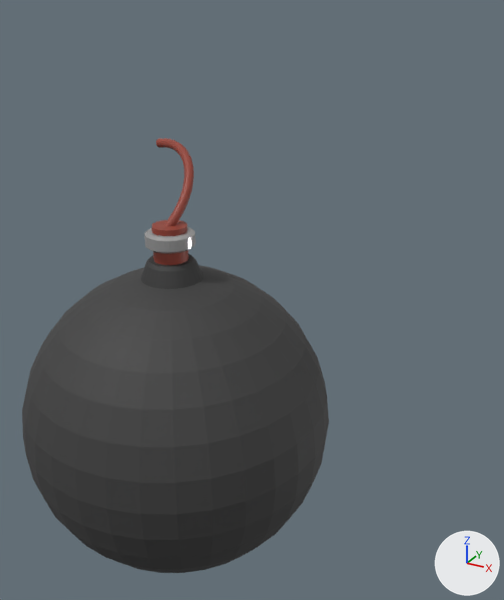
One commit to the Blender file Blender/Obstacles/Bomb/Bomb.blend: the scene before it, then after it.
Before and after are seen from a 50 mm camera at (-1.81, -2.89, 2.38) aimed at (-3.46, 0.11, 0.88). Lighting does not change. The marker at lower right points along +X, +Y and +Z. The same objects are shown in both versions, whatever each file hides.
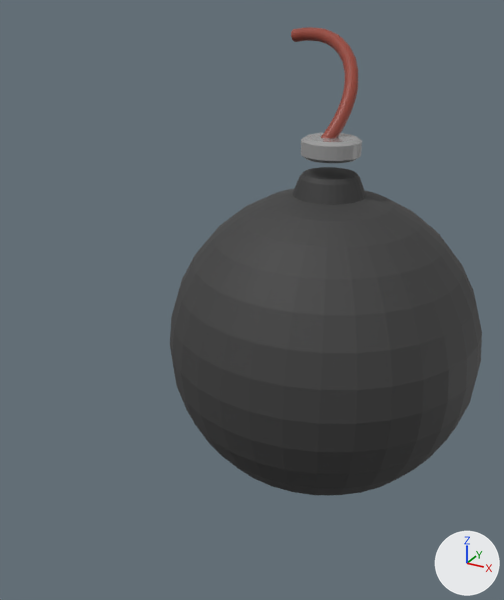
Changed parts and their boxes (x1, y1, x2, y2) in the pictures (504 x 600 px; the box of a moved part takes in the faces that stretch with it):
```json
{"object": "Sphere.001", "change": "moved, rescaled", "before": [22, 265, 329, 573], "after": [170, 189, 482, 495]}
{"object": "Cylinder.006", "change": "reshaped, moved", "before": [152, 138, 194, 265], "after": [291, 27, 358, 138], "on screen": "58% wider, 12% shorter"}
{"object": "Cylinder.004", "change": "moved", "before": [141, 254, 203, 289], "after": [292, 167, 366, 205]}
{"object": "Cylinder.005", "change": "moved", "before": [144, 226, 196, 254], "after": [301, 133, 362, 163]}
{"part": 1, "of": "me_cylinder_006", "change": "moved or reshaped", "before": [156, 138, 194, 226], "after": [291, 27, 358, 138]}
{"part": 2, "of": "me_cylinder_006", "change": "deleted", "before": [152, 220, 189, 265], "on screen": "brown"}
```

Edits to the scene script, one JSON object a line:
```json
{"block": "me_cylinder_006", "where": "me_cylinder_006.from_pydata(...)  # 736 vertices, 676 faces; spans x -0.262..0.075, y -0.595..0.295, z -0.101..0.213"}
{"block": "me_cylinder_006", "where": "# used by ob_cylinder_006; location = (-3.972, 0.225, 1.479); rotation_euler = (-1.082, 3.84, 1.241), in degrees (-62, 220, 71)"}
{"block": "me_cylinder_006", "change": "me_cylinder_006 part 1: the loose piece of 672 vertices spanning x -0.025..0.025, y -0.357..0.295, z -0.101..0.213 is scaled about its middle by 1.2, then moved by (0.0, 0.005, 0.011)"}
{"block": "me_cylinder_006", "change": "me_cylinder_006 part 2: the loose piece of 64 vertices spanning x -0.262..0.075, y -0.595..-0.254, z -0.08..0.203 is deleted"}
{"op": "set", "path": "ob_sphere_001.location", "old": "(-3.896, 0.0, 0.096)", "new": "(-3.0, 0.0, 0.808)"}
{"op": "set", "path": "ob_sphere_001.scale", "old": "(0.886, 0.886, 0.886)", "new": "(0.754, 0.754, 0.754)"}
{"op": "set", "path": "ob_cylinder_004.location", "old": "(-3.896, 0.0, 1.008)", "new": "(-3.0, 0.0, 1.577)"}
{"op": "set", "path": "ob_cylinder_005.location", "old": "(-3.896, 0.0, 1.186)", "new": "(-3.0, 0.0, 1.755)"}
{"op": "set", "path": "ob_cylinder_006.location", "old": "(-3.972, 0.225, 1.479)", "new": "(-3.105, 0.257, 2.048)"}
```
